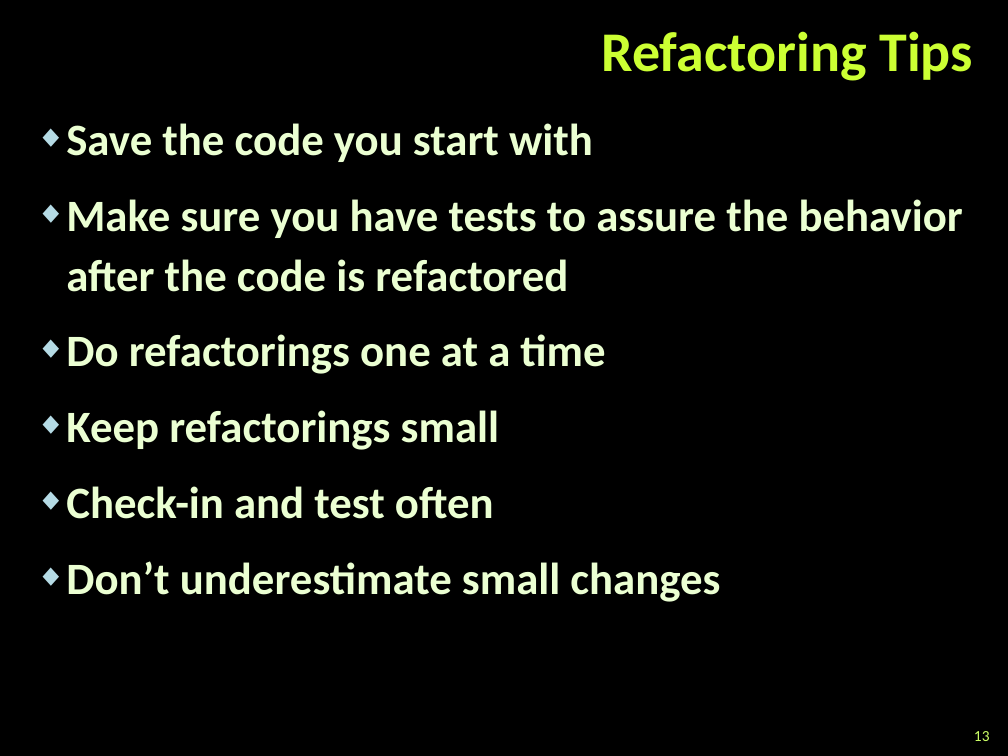
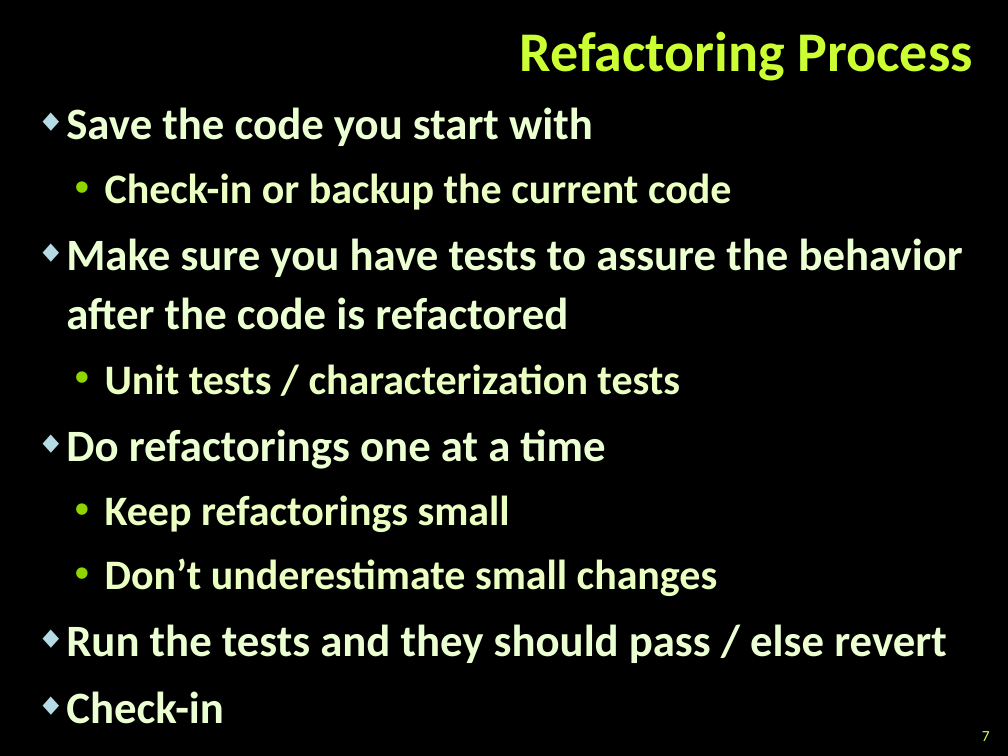
Before and after one commit to martin-nikolov/Telerik-Academy, a slide deck: slide 7 of Programming with C#/4. C# High-Quality Code/12. Refactoring/Refactoring.pptx (slide 13 before the commit). Drawn at 1008x756 pixels with LibreOffice and Linux fonts; fonts in the diff are those of the drawing; background and template pictures are left out. Boxes give left, top, right and bottom in pixels: in the first picture for what was removed or moved away, otherwise in the second. Text is boxed around its words. In the diff, an @@ line names an element or a change of style, - is before the commit and + after.

```diff
--- a/Programming with C#/4. C# High-Quality Code/12. Refactoring/Refactoring.pptx
+++ b/Programming with C#/4. C# High-Quality Code/12. Refactoring/Refactoring.pptx
@@ title at [520,31,973,81]: text changed @@
-Refactoring Tips
+Refactoring Process
@@ text "Save the code you start ...": place and size @@
-text "Save the code you start ..." at [66,123,963,602]
+text "Save the code you start ..." at [66,107,963,724]
@@ text at [66,107,963,596]: size 32 to 30 pt, text colour #EBFFD2 to #EBFFC2 in "Keep refactorings small", "Don’t underestimate small changes"; less space between paragraphs; bullet ◆ to •; list level 1 to 2 in "Keep refactorings small"; bullet colour #B5DBE5 to #8FD600; list level 1 to 2 in "Don’t underestimate small changes" @@
@@ text at [105,173,732,210]: paragraph added @@
+  • Check-in or backup the current code
@@ text at [105,364,680,395]: paragraph added @@
+  • Unit tests / characterization tests
@@ text at [66,486,494,519]: paragraph removed @@
-◆ Check-in and test often
@@ text at [66,624,947,724]: paragraphs added @@
+◆ Run the tests and they should pass / else revert
+◆ Check-in
@@ page number at [982,731,990,741]: text changed @@
-13
+7
```
Also in this commit, not shown: 10 other slides changed, 23 slides added, 3 slides removed, 9 other files.
